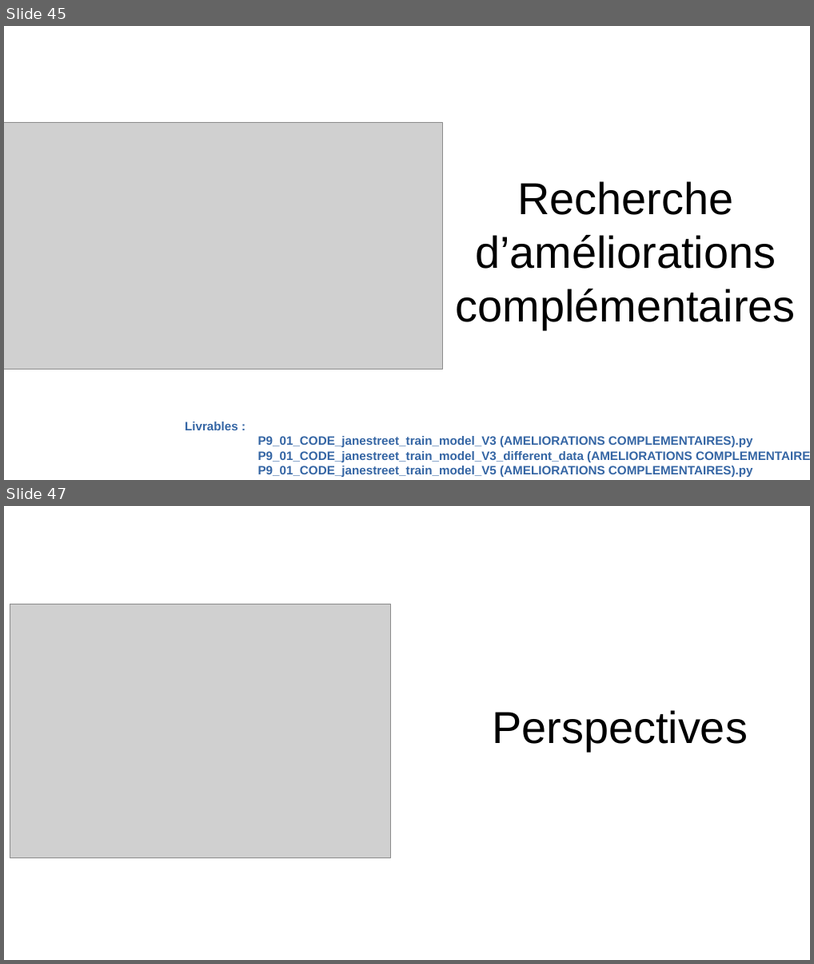
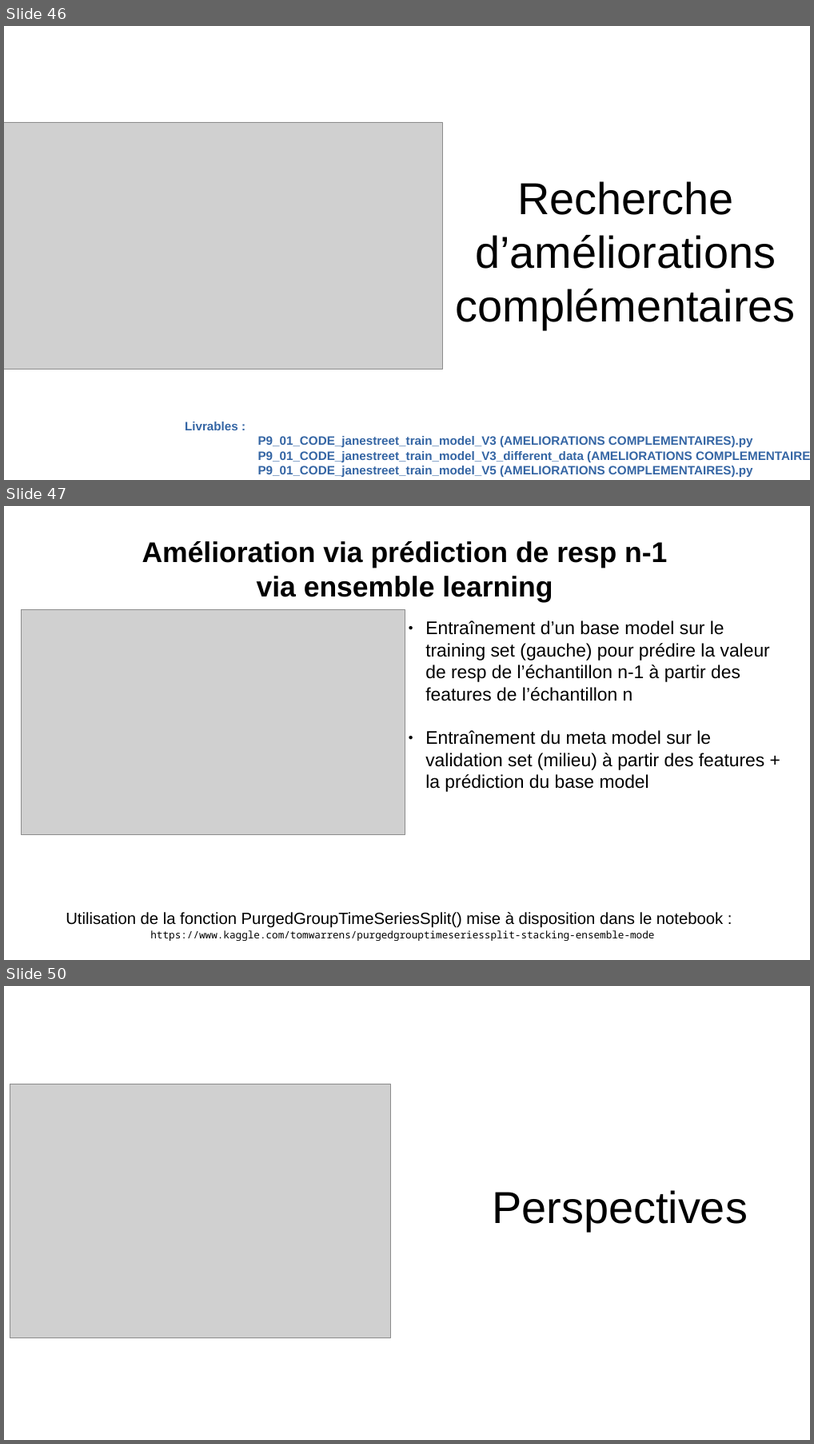
Before and after one commit to Severac/openclassrooms, a slide deck: PJ9/Presentation/PJ9_Presentation.odp. Shown one above the other, each under a label of ours: slides 45 and 47 before the commit, slides 46, 47 and 50 after it; the slides between them are not shown. The pictures are 814x964 and 814x1444 pixels, drawn with LibreOffice and Linux fonts; fonts in the diff are those of the drawing; grey boxes stand for pictures. Boxes give left, top, right and bottom in pixels: in the first picture for what was removed or moved away, otherwise in the second. Text is boxed around its words. In the diff, an @@ line names an element or a change of style, - is before the commit and + after.

```diff
--- a/PJ9/Presentation/PJ9_Presentation.odp
+++ b/PJ9/Presentation/PJ9_Presentation.odp
@@ slide 47 added at [4, 506, 810, 960], background #FFFFFF @@
@@ text added at [142, 541, 667, 602], 28 pt, text #000000, bold @@
+Amélioration via prédiction de resp n-1
+via ensemble learning
@@ picture added at [22, 610, 406, 835] @@
@@ text added at [426, 620, 770, 792], 18 pt, text #000000 @@
+● Entraînement d’un base model sur le training set (gauche) pour prédire la valeur de resp de l’échantillon n-1 à partir des features de l’échantillon n
+● Entraînement du meta model sur le validation set (milieu) à partir des features + la prédiction du base model
@@ text added at [66, 912, 723, 928], 16 pt, text #000000 @@
+Utilisation de la fonction PurgedGroupTimeSeriesSplit() mise à disposition dans le notebook :
@@ text added at [150, 930, 654, 940], 10 pt, text #000000 @@
+https://www.kaggle.com/tomwarrens/purgedgrouptimeseriessplit-stacking-ensemble-mode
@@ what was slide 45 is now slide 46 @@
@@ what was slide 47 is now slide 50 @@
```
Also in this commit, not shown: 7 slides changed, 3 other slides added, 2 other files.
